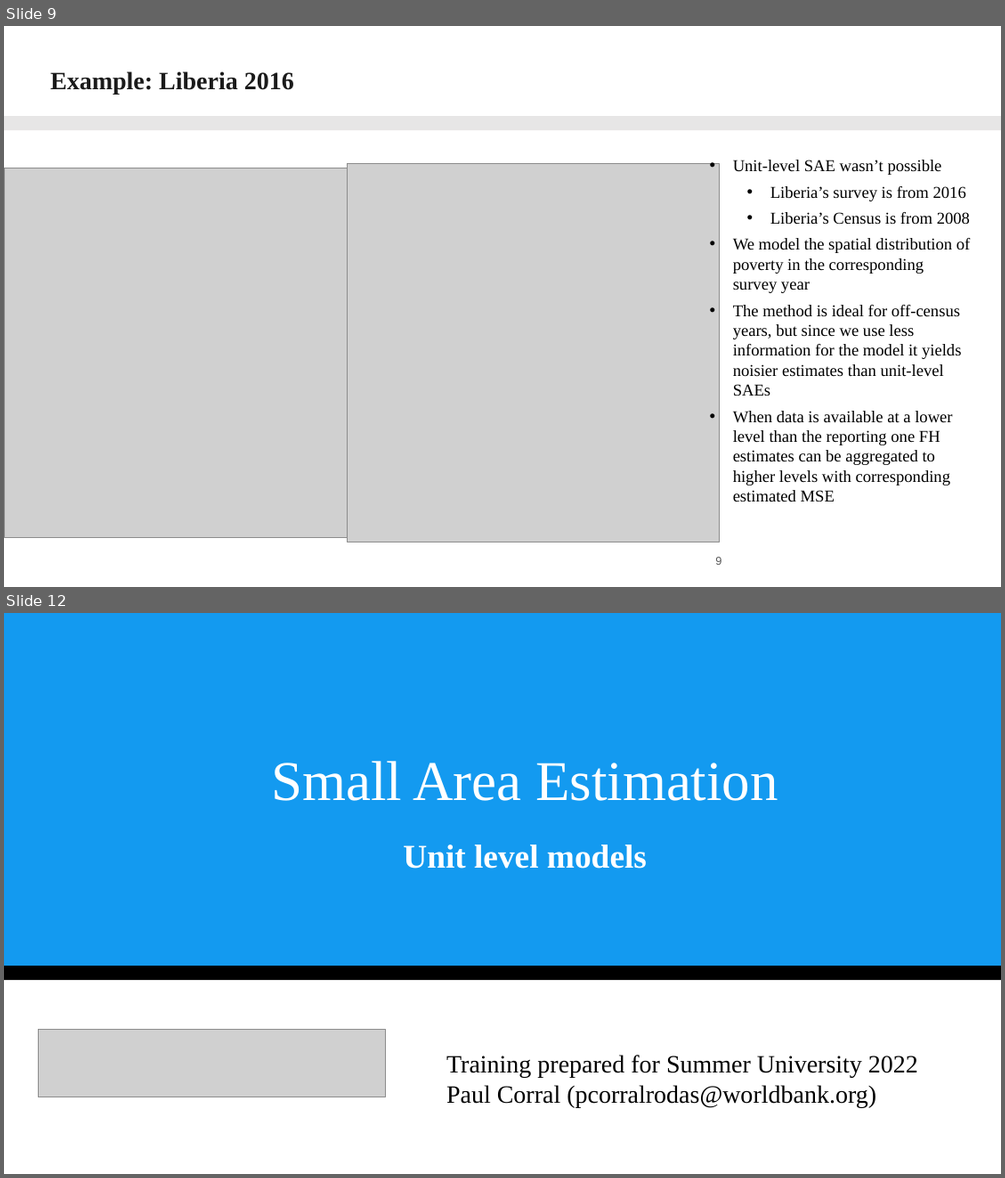
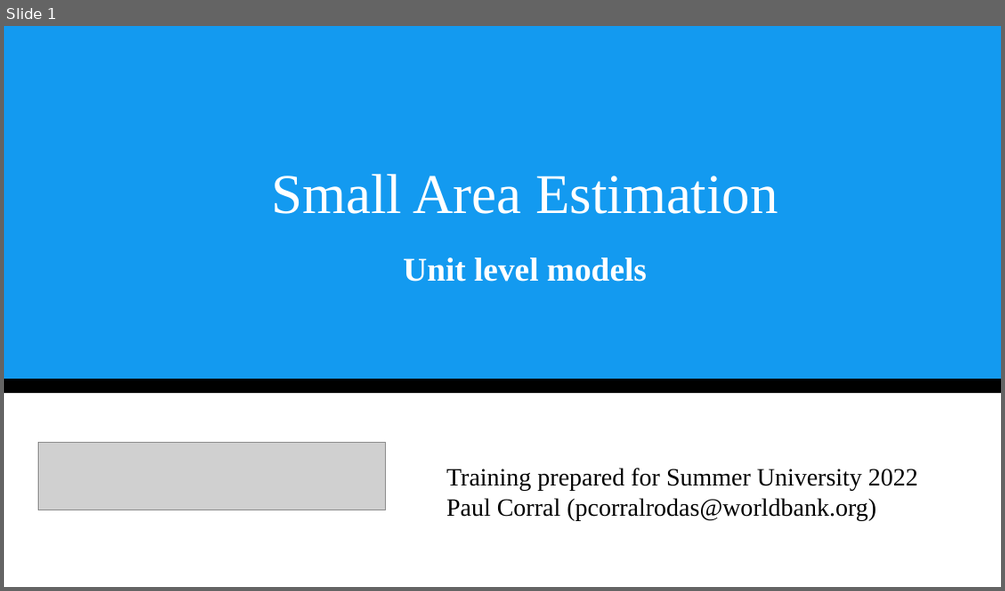
Before and after one commit to pcorralrodas/wb_sae_training, a slide deck: 03.Presentations/Small Area Estimation.pptx. Shown one above the other, each under a label of ours: slides 9 and 12 before the commit, slide 1 after it; the slides between them are not shown. The pictures are 1005x1178 and 1005x591 pixels, drawn with LibreOffice and Linux fonts; fonts in the diff are those of the drawing; grey boxes stand for pictures. Boxes give left, top, right and bottom in pixels: in the first picture for what was removed or moved away, otherwise in the second. Text is boxed around its words. In the diff, an @@ line names an element or a change of style, - is before the commit and + after.

Commit message:
Area level adds
- Add of area-level PPT
- Add FH folder in dofiles

```diff
--- a/03.Presentations/Small Area Estimation.pptx
+++ b/03.Presentations/Small Area Estimation.pptx
@@ slide 9 removed at bbox=[4, 26, 1001, 587], background #FFFFFF @@
@@ title removed at bbox=[50, 71, 294, 95] @@
-Example: Liberia 2016
@@ rectangle removed at bbox=[4, 116, 1001, 130] @@
@@ picture removed at bbox=[4, 168, 368, 538] @@
@@ picture removed at bbox=[348, 164, 719, 541] @@
@@ text removed at bbox=[733, 160, 970, 502] @@
-• Unit-level SAE wasn’t possible
-  • Liberia’s survey is from 2016
-  • Liberia’s Census is from 2008
-• We model the spatial distribution of poverty in the corresponding survey year
-• The method is ideal for off-census years, but since we use less information for the model it yields noisier estimates than unit-level SAEs
-• When data is available at a lower level than the reporting one FH estimates can be aggregated to higher levels with corresponding estimated MSE
@@ page number removed at bbox=[715, 556, 721, 564] @@
-9
@@ what was slide 12 is now slide 1 @@
```
Also in this commit, not shown: 1 slide changed, 10 other slides removed, 4 other files.
